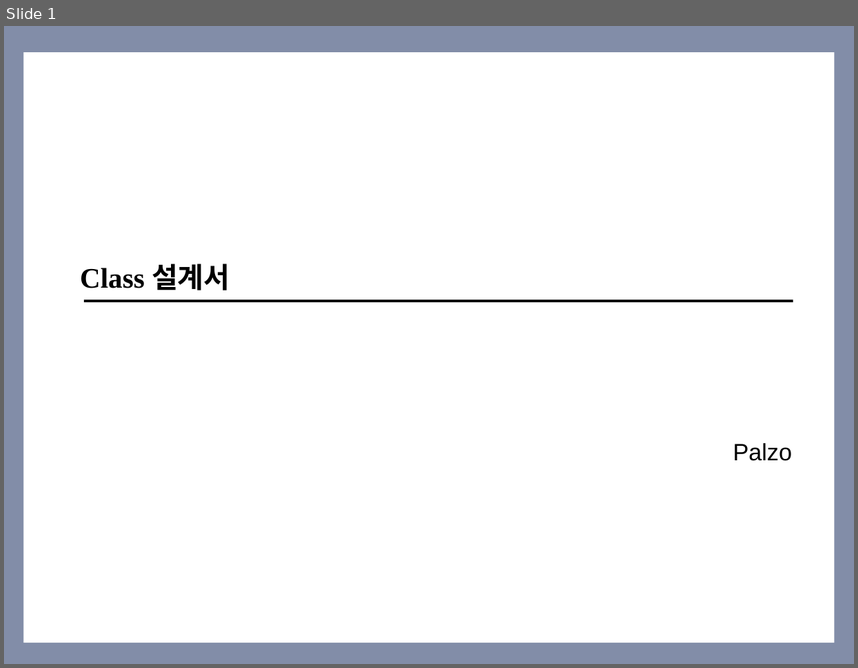
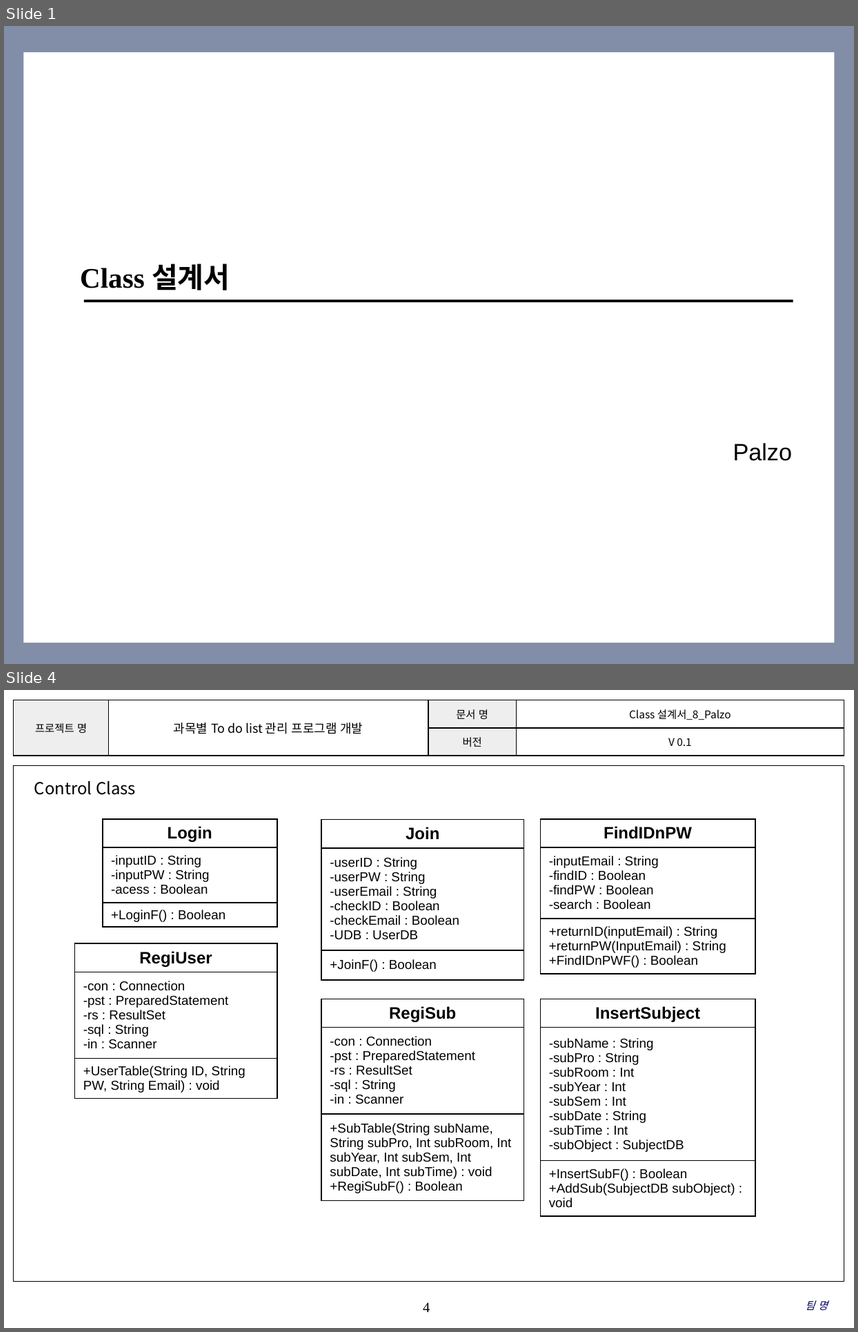
Before and after one commit to SMU-SE-Admin/18-1_8_PALZO_Doc, a slide deck: 03 설계/Class 설계서_8_Palzo.pptx. Shown one above the other, each under a label of ours: slide 1 before the commit, slides 1 and 4 after it; the slides between them are not shown. The pictures are 858x668 and 858x1332 pixels, drawn with LibreOffice and Linux fonts; fonts in the diff are those of the drawing; background and template pictures are left out. Boxes give left, top, right and bottom in pixels: in the first picture for what was removed or moved away, otherwise in the second. Text is boxed around its words. In the diff, an @@ line names an element or a change of style, - is before the commit and + after.

Commit message:
#1101 Class 설계서 작성 나머지 클래스 추가 및 클래스 별 구분

```diff
--- a/03 설계/Class 설계서_8_Palzo.pptx
+++ b/03 설계/Class 설계서_8_Palzo.pptx
@@ slide 4 added at (4,690,854,1328), background #FFFFFF @@
@@ table added at (14,700,844,756), 2 rows, 4 columns @@
+프로젝트 명 | 과목별 To do list 관리 프로그램 개발 | 문서 명 | Class 설계서_8_Palzo
+ |  | 버전 | V 0.1
@@ rectangle added at (14,766,844,1281), outline #000000 0.75 pt @@
@@ text added at (34,781,136,795), 14 pt, text #000000 @@
+Control Class
@@ table added at (103,819,277,927), 3 rows, 1 columns @@
+Login
+-inputID : String / -inputPW : String / -acess : Boolean
++LoginF() : Boolean
@@ table added at (322,819,524,979), 3 rows, 1 columns @@
+Join
+-userID : String / -userPW : String / -userEmail : String / -checkID : Boolean / -checkEmail : Boolean / -UDB : UserDB
++JoinF() : Boolean
@@ table added at (540,819,755,974), 3 rows, 1 columns @@
+FindIDnPW
+-inputEmail : String / -findID : Boolean / -findPW : Boolean / -search : Boolean
++returnID(inputEmail) : String / +returnPW(InputEmail) : String / +FindIDnPWF() : Boolean
@@ table added at (74,943,277,1098), 3 rows, 1 columns @@
+RegiUser
+-con : Connection / -pst : PreparedStatement / -rs : ResultSet / -sql : String / -in : Scanner
++UserTable(String ID, String PW, String Email) : void
@@ table added at (322,998,524,1200), 3 rows, 1 columns @@
+RegiSub
+-con : Connection / -pst : PreparedStatement / -rs : ResultSet / -sql : String / -in : Scanner
++SubTable(String subName, String subPro, Int subRoom, Int subYear, Int subSem, Int subDate, Int subTime) : void / +RegiSubF() : Boolean
@@ table added at (540,998,755,1215), 3 rows, 1 columns @@
+InsertSubject
+-subName : String / -subPro : String / -subRoom : Int / -subYear : Int / -subSem : Int / -subDate : String / -subTime : Int / -subObject : SubjectDB
++InsertSubF() : Boolean / +AddSub(SubjectDB subObject) : void
@@ page number added at (423,1302,430,1312), 12 pt, text #000000 @@
+4
@@ text added at (805,1301,828,1310), 9 pt, text #000066, italic @@
+팀 명
```
Also in this commit, not shown: 2 slides changed, 5 other slides added, 1 slide removed.
